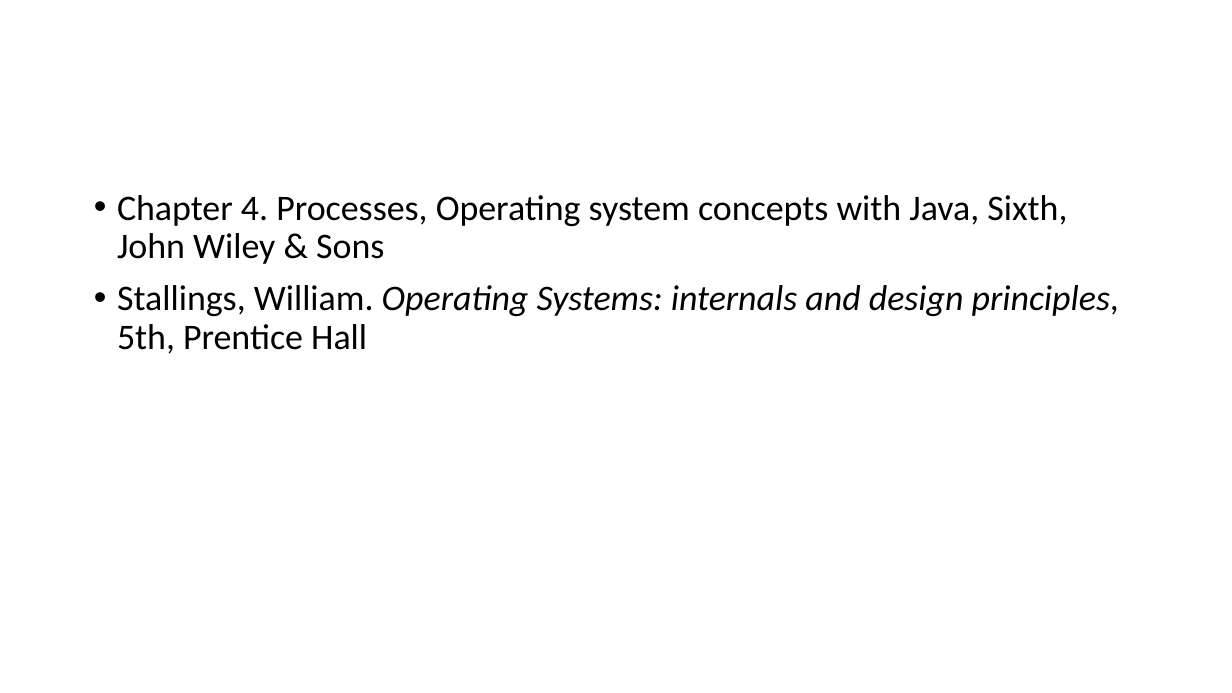
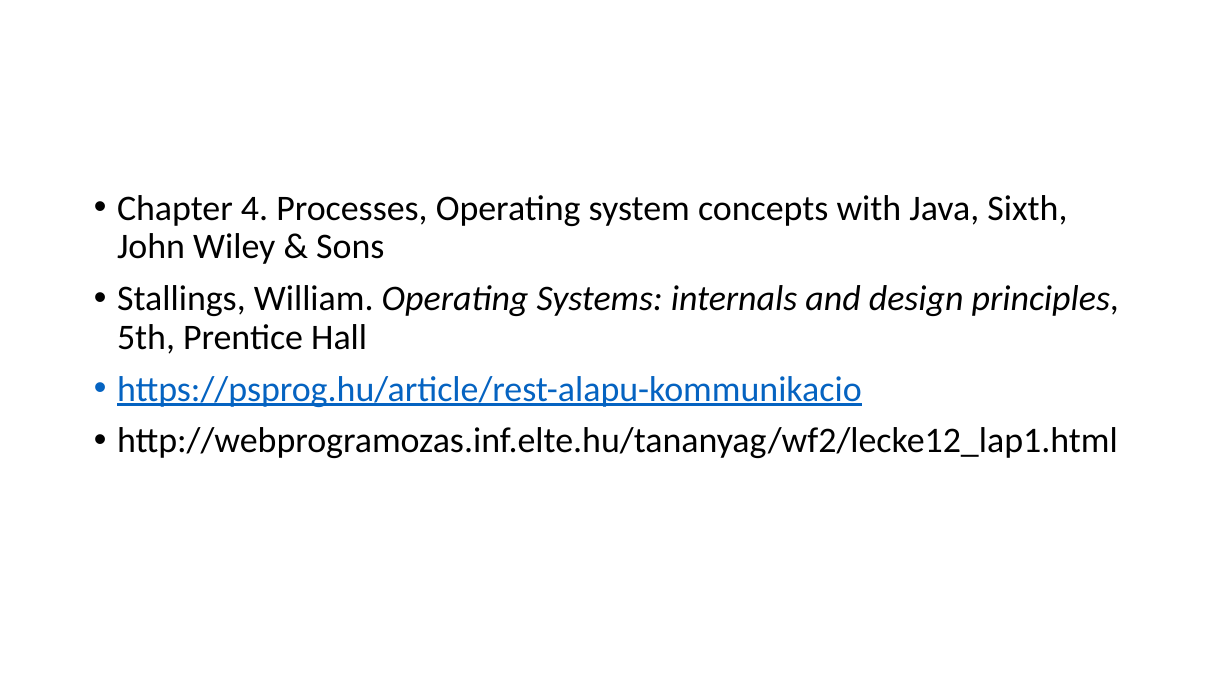
Before and after one commit to krsjakb/osztott-rendszerek-parhuzamos-programozas, a slide deck: slide 15 of Osztott rendszerek, párhuzamos programozás.pptx (slide 10 before the commit). Drawn at 1232x693 pixels with LibreOffice and Linux fonts; fonts in the diff are those of the drawing. Boxes give left, top, right and bottom in pixels: in the first picture for what was removed or moved away, otherwise in the second. Text is boxed around its words. In the diff, an @@ line names an element or a change of style, - is before the commit and + after.

Commit message:
rest programming #1

```diff
--- a/Osztott rendszerek, párhuzamos programozás.pptx
+++ b/Osztott rendszerek, párhuzamos programozás.pptx
@@ text at (117, 376, 1118, 458): paragraphs added @@
+• https://psprog.hu/article/rest-alapu-kommunikacio
+• http://webprogramozas.inf.elte.hu/tananyag/wf2/lecke12_lap1.html
```
Also in this commit, not shown: 1 other slide changed, 5 slides added.
